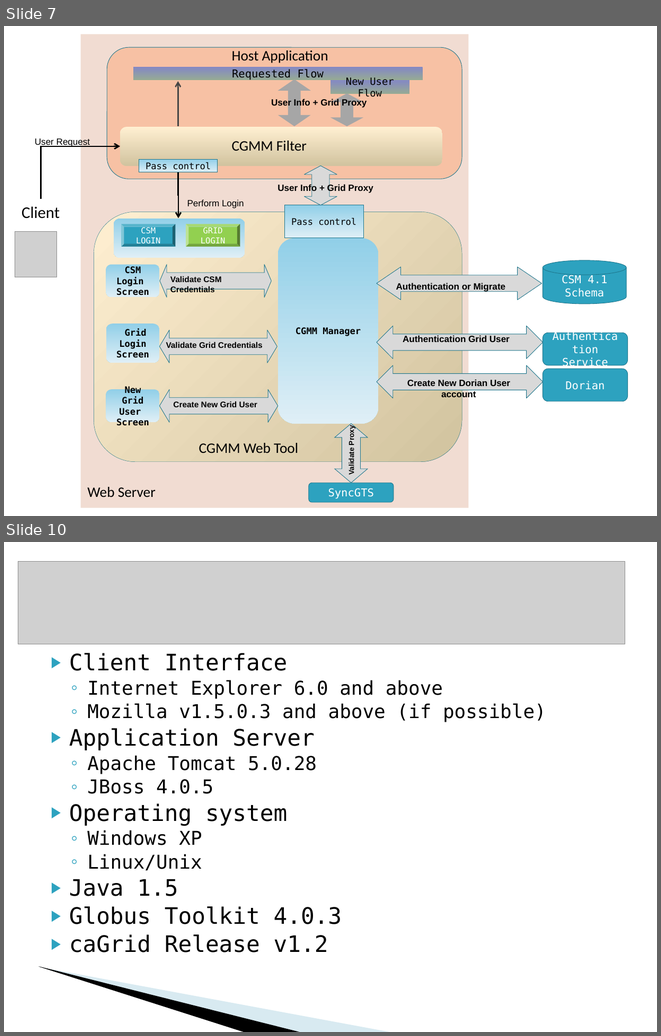
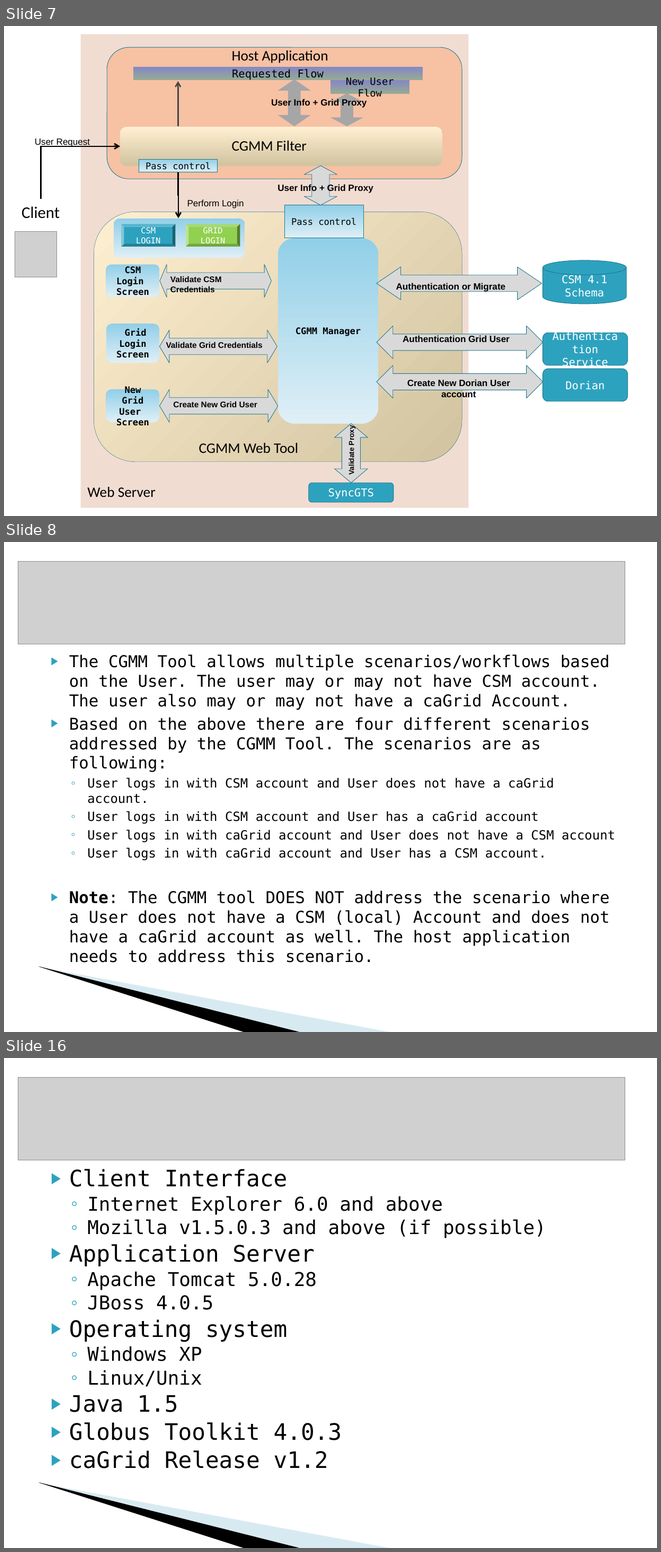
Before and after one commit to CBIIT/common-security-module-docs, a slide deck: CSM v4.1/Development/Design/CSM GAARDS Migration Module Presentation caGrid Users List 10-18-2008.ppt. Shown one above the other, each under a label of ours: slides 7 and 10 before the commit, slides 7, 8 and 16 after it; the slides between them are not shown. The pictures are 661x1036 and 661x1552 pixels, drawn with LibreOffice and Linux fonts; fonts in the diff are those of the drawing; grey boxes stand for pictures; background and template pictures are left out. Boxes give left, top, right and bottom in pixels: in the first picture for what was removed or moved away, otherwise in the second. Text is boxed around its words. In the diff, an @@ line names an element or a change of style, - is before the commit and + after.

```diff
--- a/CSM v4.1/Development/Design/CSM GAARDS Migration Module Presentation caGrid Users List 10-18-2008.ppt
+++ b/CSM v4.1/Development/Design/CSM GAARDS Migration Module Presentation caGrid Users List 10-18-2008.ppt
@@ slide 8 added at (4, 542, 657, 1032), background #FFFFFF; not listed: 2 template elements that a slide beside it also shows @@
@@ picture added at (18, 561, 624, 644) @@
@@ text added at (69, 654, 615, 962), 18 pt, text #000000 @@
+▶ The CGMM Tool allows multiple scenarios/workflows based on the User. The user may or may not have CSM account. The user also may or may not have a caGrid Account.
+▶ Based on the above there are four different scenarios addressed by the CGMM Tool. The scenarios are as following:
+  ◦ User logs in with CSM account and User does not have a caGrid account.
+  ◦ User logs in with CSM account and User has a caGrid account
+  ◦ User logs in with caGrid account and User does not have a CSM account
+  ◦ User logs in with caGrid account and User has a CSM account.
+▶ Note: The CGMM tool DOES NOT address the scenario where a User does not have a CSM (local) Account and does not have a caGrid account as well. The host application needs to address this scenario.
@@ what was slide 10 is now slide 16 @@
```
Also in this commit, not shown: 2 slides changed, 7 other slides added, 2 slides removed.
